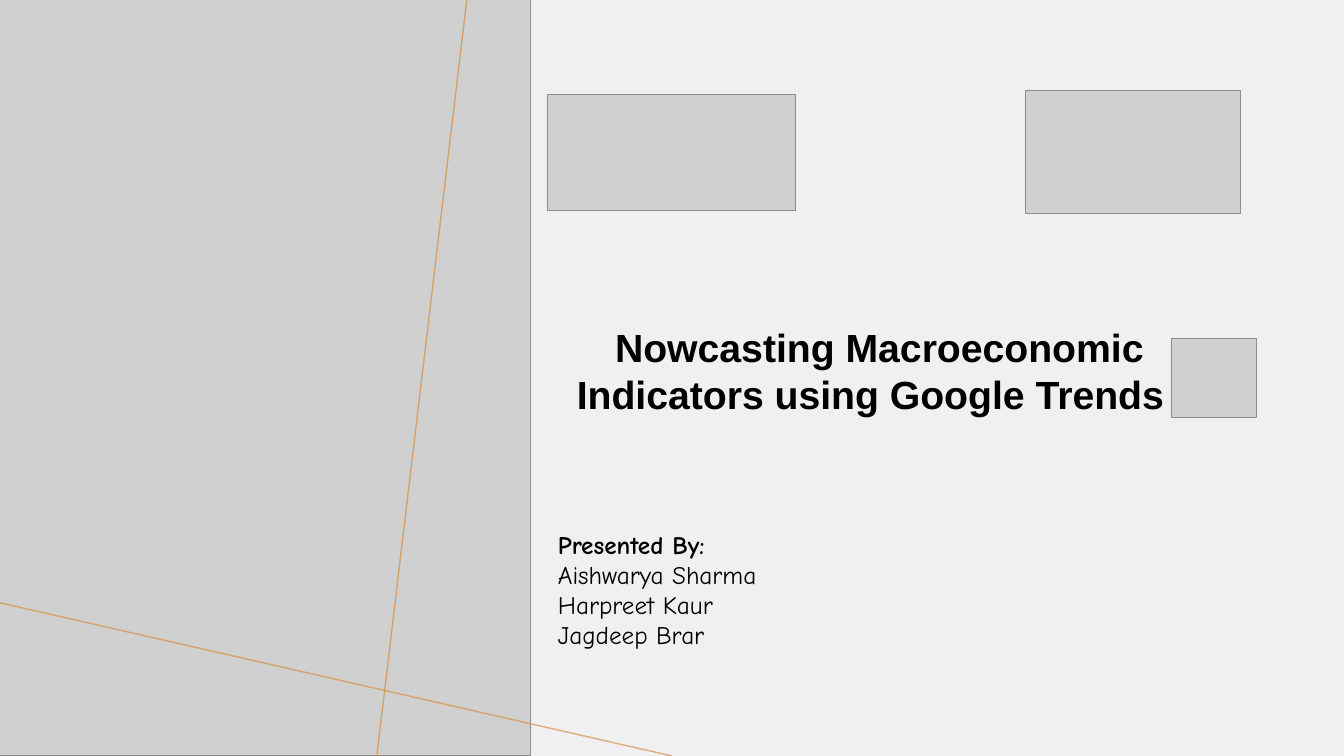
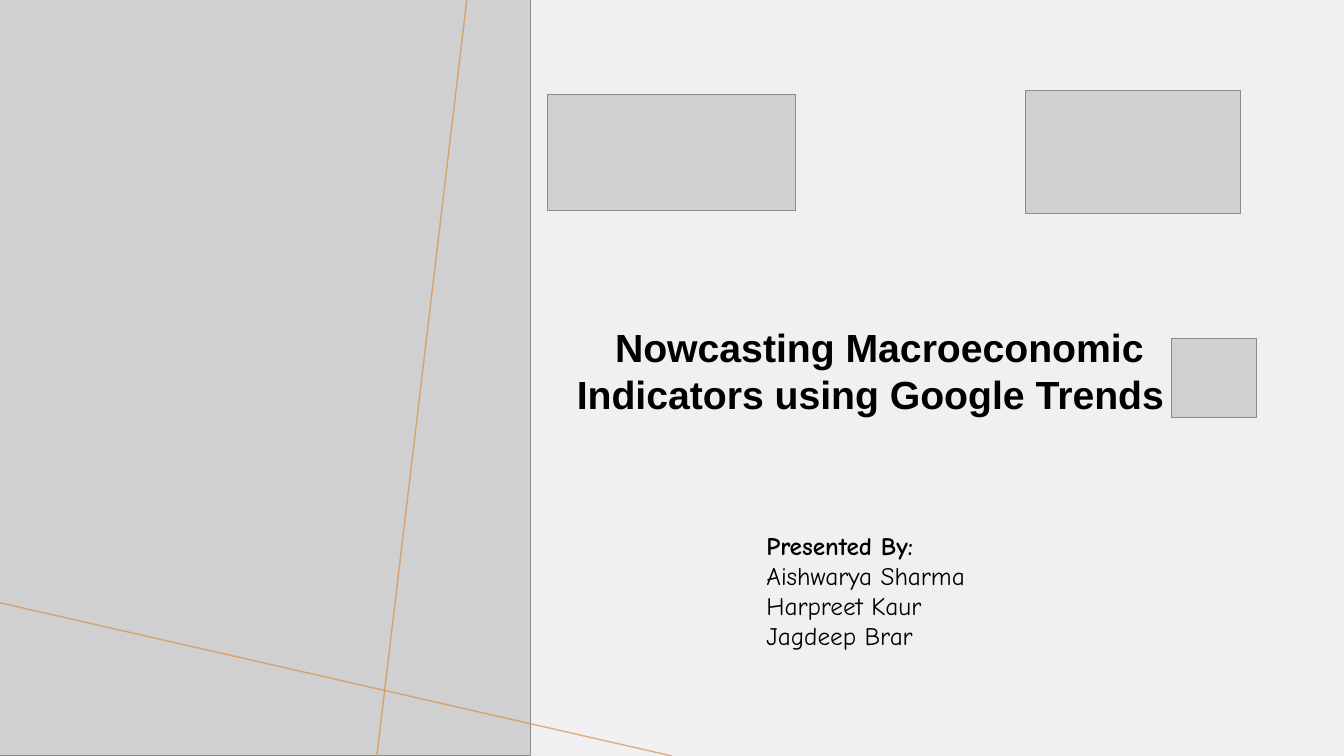
Before and after one commit to ubco-mds-2021-labs/capstone-project-googletrends_capstone, a slide deck: slide 1 of admin/weekly-updates/week3/Week3.pptx. Drawn at 1344x756 pixels with LibreOffice and Linux fonts; fonts in the diff are those of the drawing; grey boxes stand for pictures. Boxes give left, top, right and bottom in pixels: in the first picture for what was removed or moved away, otherwise in the second. Text is boxed around its words. In the diff, an @@ line names an element or a change of style, - is before the commit and + after.

```diff
--- a/admin/weekly-updates/week3/Week3.pptx
+++ b/admin/weekly-updates/week3/Week3.pptx
@@ text "Presented By:": place and size @@
-text "Presented By:" at bbox=[558, 537, 756, 649]
+text "Presented By:" at bbox=[766, 538, 965, 650]
```
Also in this commit, not shown: 1 other file.
